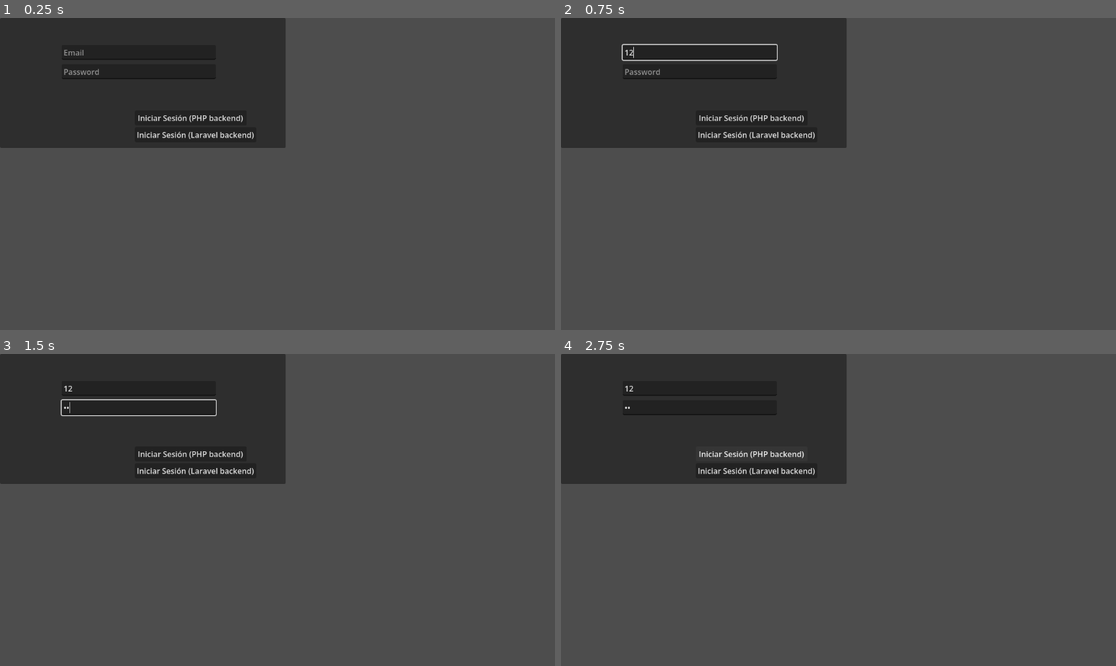
Above: before the commit, frames 1-4 (two rows, left to right).
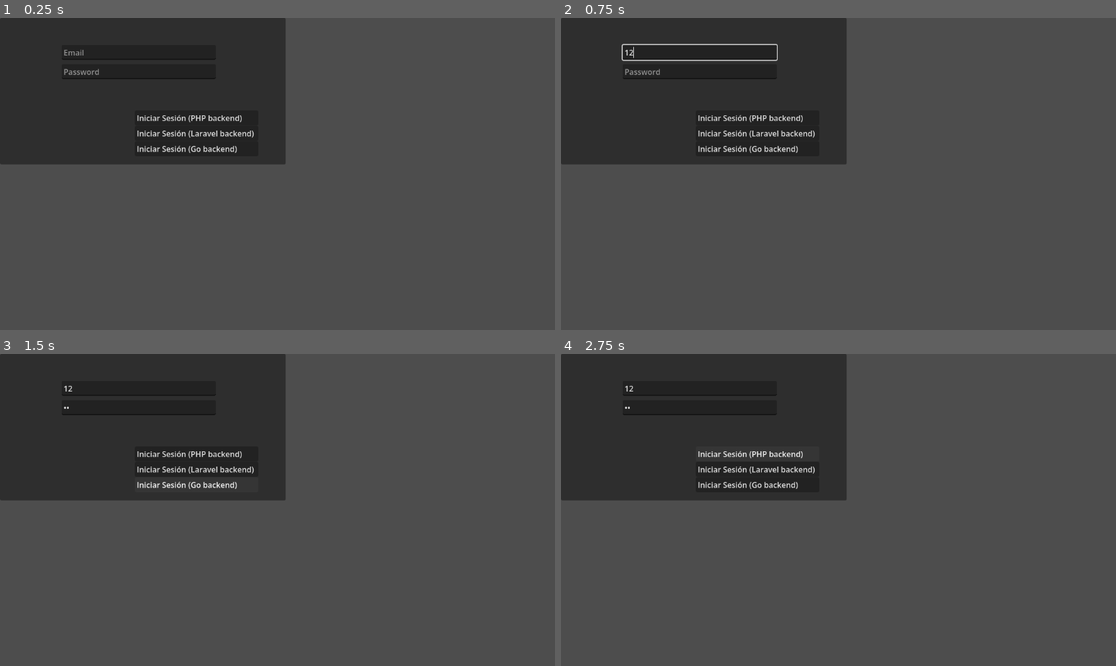
Above: after the commit, the same moments.

Repository: Janosoft/CoreDB
Game: Godot game, scene res://login.tscn
Two runs of this game, one before a commit and one after it. Both use one fixed random seed, a clock stepped at 60 frames per second and the inputs below.
Inputs (mouse positions are in pixels of both pictures, inside the frame that each line leads up to):
- Up to frame 1 (0.25 s): no input
- Up to frame 2 (0.75 s): click (699, 52) at 0.52 s; type "12" at 0.6 s
- Up to frame 3 (1.5 s): click (138, 407) at 0.75 s; type "12" at 0.83 s; click (194, 485) at 1.25 s, where only the run after the commit has a clickable "Iniciar Sesión (Go backend)"
- Up to frame 4 (2.75 s): click "Iniciar Sesión (PHP backend)" at 2 s

The runs differ from the first frame. In frame 1, 3.1% of the frame differs, in the area x 0-52%, y 30-47%; in frame 2, 3.1%; in frame 3, 3.0%; in frame 4, 3.1%.
Error before the commit: Invalid access to property or key 'error' on a base object of type 'Nil'. (res://login.gd:47)
Error after the commit: Invalid access to property or key 'error' on a base object of type 'Nil'. (res://login.gd:56)

Commit message:
implementado boton loginGo

Diff:
--- a/frontend/godot/login.gd
+++ b/frontend/godot/login.gd
@@ -36,6 +36,15 @@
 
 	http.request("http://localhost:8000/api/login", headers, HTTPClient.METHOD_POST, json_data)
 
+func _on_login_go_pressed() -> void:
+	var email = email_input.text
+	var password = password_input.text
+	var data = {"email": email, "password": password}
+	var json_data = JSON.stringify(data)
+	var headers = ["Content-Type: application/json"]
+
+	http.request("http://localhost:8080/login", headers, HTTPClient.METHOD_POST, json_data)
+
 func _on_request_completed(result, response_code, headers, body):
 	var response = JSON.parse_string(body.get_string_from_utf8())
 	print (response)
--- a/frontend/godot/login.tscn
+++ b/frontend/godot/login.tscn
@@ -7,7 +7,7 @@
 
 [node name="Panel" type="Panel" parent="." unique_id=1762799319]
 offset_right = 593.0
-offset_bottom = 270.0
+offset_bottom = 304.0
 
 [node name="email" type="LineEdit" parent="Panel" unique_id=925026336]
 layout_mode = 0
@@ -30,19 +30,31 @@
 layout_mode = 0
 offset_left = 280.0
 offset_top = 192.0
-offset_right = 512.0
+offset_right = 536.0
 offset_bottom = 223.0
 text = "Iniciar Sesión (PHP backend)"
+alignment = 0
 
 [node name="loginLaravel" type="Button" parent="Panel" unique_id=1651856178]
 layout_mode = 0
 offset_left = 280.0
-offset_top = 227.0
-offset_right = 512.0
-offset_bottom = 258.0
+offset_top = 224.0
+offset_right = 536.0
+offset_bottom = 255.0
 text = "Iniciar Sesión (Laravel backend)"
+alignment = 0
+
+[node name="loginGo" type="Button" parent="Panel" unique_id=486878079]
+layout_mode = 0
+offset_left = 280.0
+offset_top = 256.0
+offset_right = 536.0
+offset_bottom = 287.0
+text = "Iniciar Sesión (Go backend)"
+alignment = 0
 
 [node name="Dialog" type="AcceptDialog" parent="." unique_id=37847125]
 
 [connection signal="pressed" from="Panel/loginPHP" to="." method="_on_login_php_pressed"]
 [connection signal="pressed" from="Panel/loginLaravel" to="." method="_on_login_laravel_pressed"]
+[connection signal="pressed" from="Panel/loginGo" to="." method="_on_login_go_pressed"]
Not shown, changed: README.md
Not shown, changed: frontend/html-jq/login.html
Not shown, changed: frontend/html-jq/login.js
Not shown, changed: frontend/html-js/login.html
Not shown, changed: frontend/html-js/login.js
